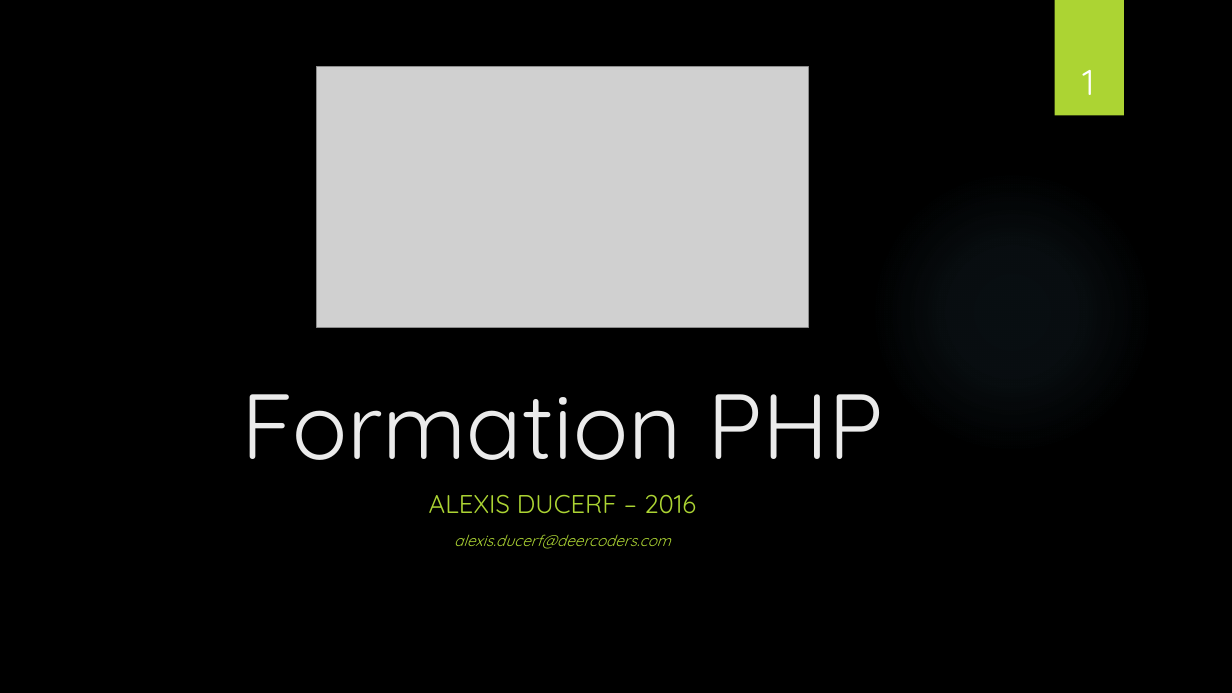
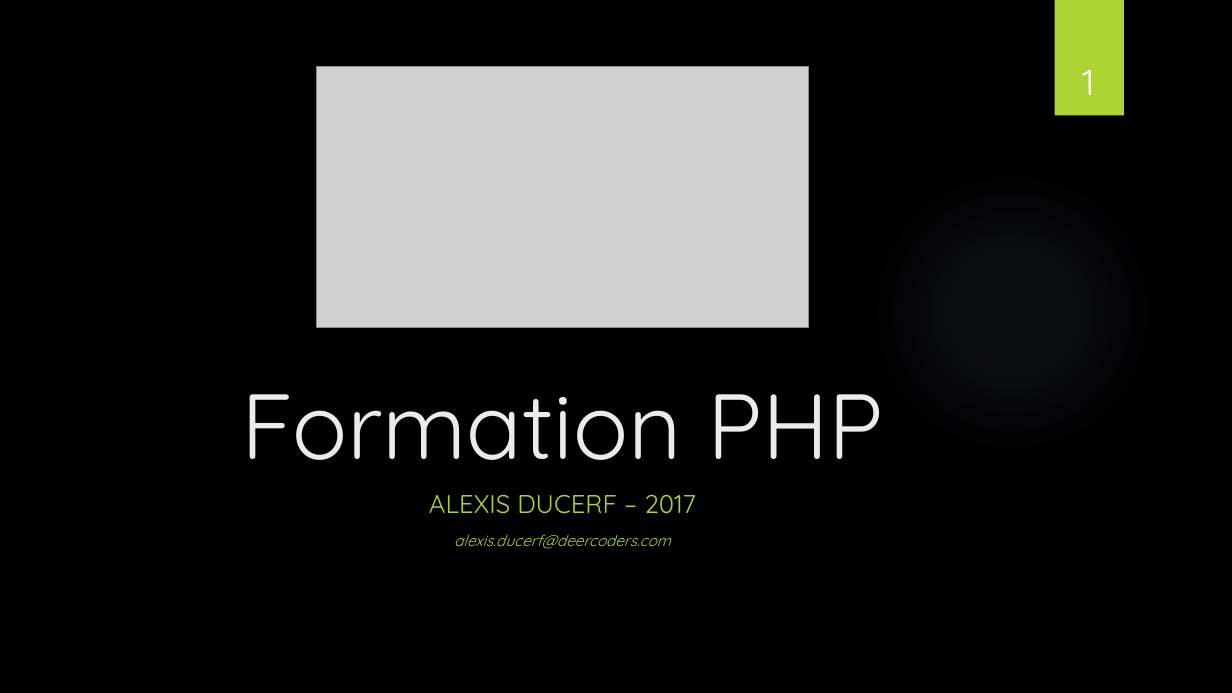
Before and after one commit to NideXTC/formations, a slide deck: slide 1 of PHP/PPT/2 - Formation PHP -les fondements de PHP.pptx. Drawn at 1232x693 pixels with LibreOffice and Linux fonts; fonts in the diff are those of the drawing; grey boxes stand for pictures; background and template pictures are left out. Boxes give left, top, right and bottom in pixels: in the first picture for what was removed or moved away, otherwise in the second. Text is boxed around its words. In the diff, an @@ line names an element or a change of style, - is before the commit and + after.

```diff
--- a/PHP/PPT/2 - Formation PHP -les fondements de PHP.pptx
+++ b/PHP/PPT/2 - Formation PHP -les fondements de PHP.pptx
@@ subtitle at box(429, 494, 696, 514): text changed @@
-ALEXIS DUCERF – 2016
+ALEXIS DUCERF – 2017
```
Also in this commit, not shown: 5 other files.
